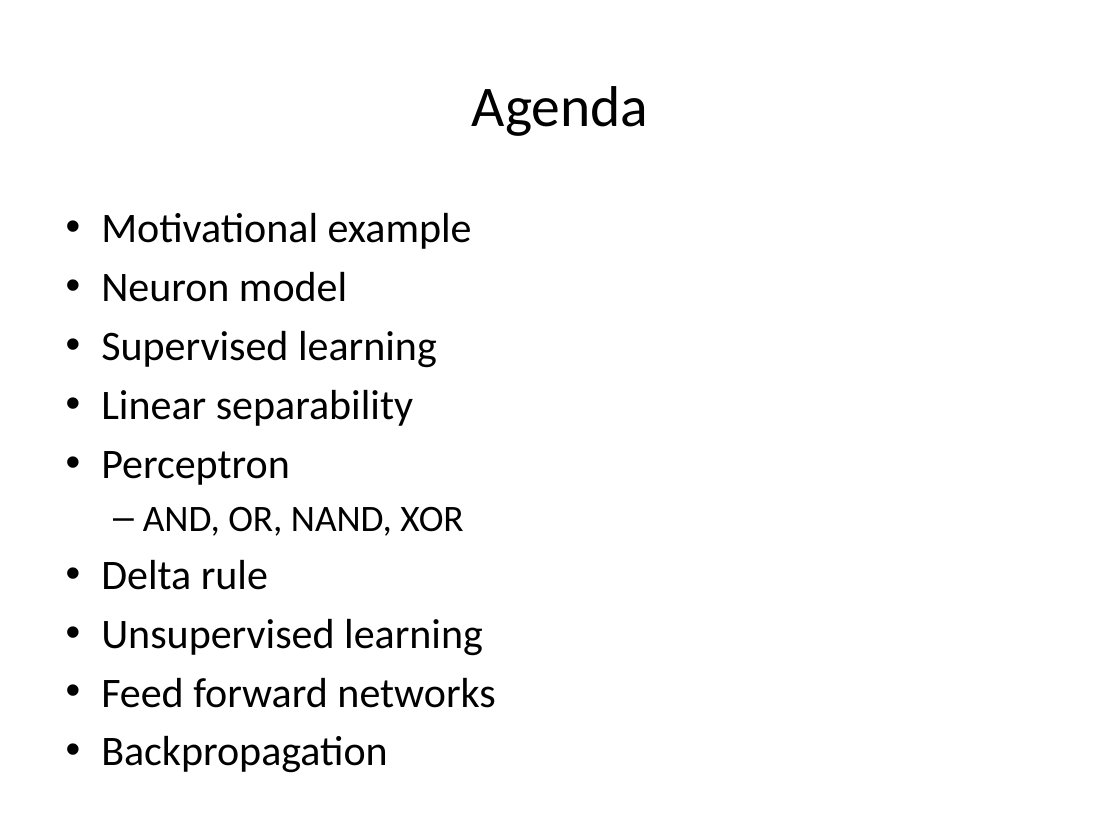
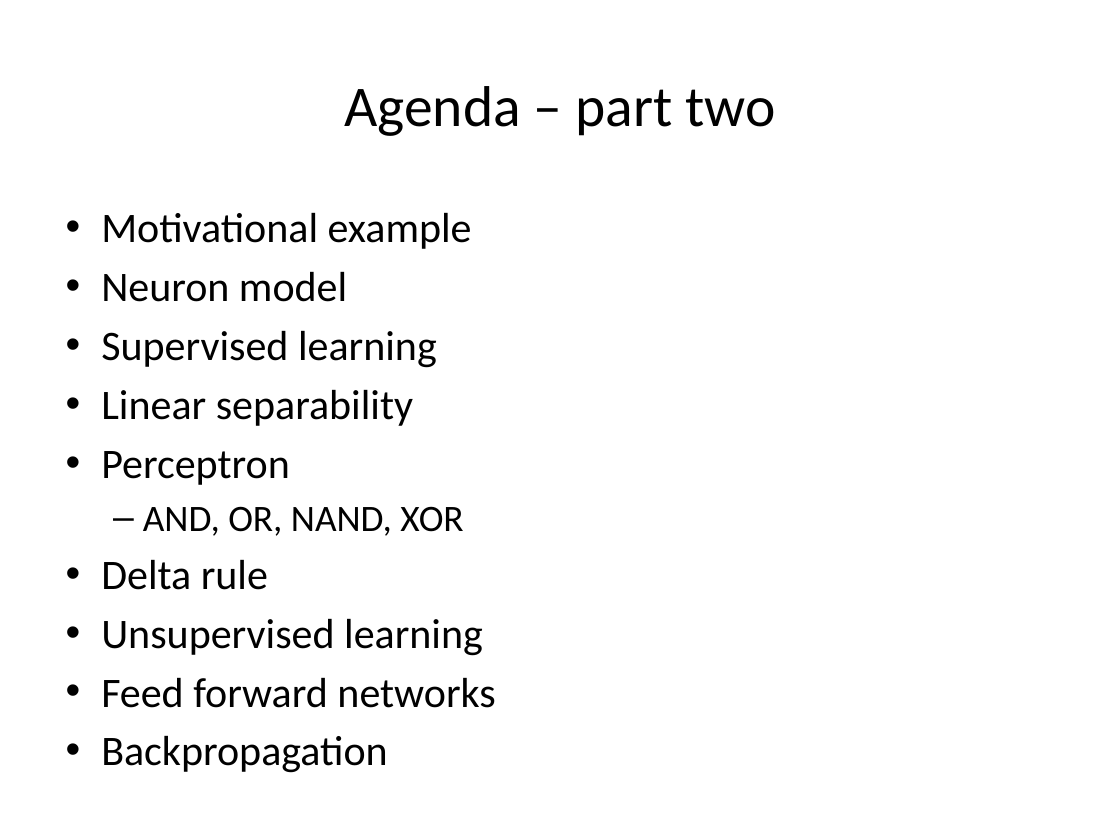
Before and after one commit to dtemraz/machine-learning, a slide deck: slide 4 of src/main/resources/nn.pptx (slide 3 before the commit). Drawn at 1120x840 pixels with LibreOffice and Linux fonts; fonts in the diff are those of the drawing; background and template pictures are left out. Boxes give left, top, right and bottom in pixels: in the first picture for what was removed or moved away, otherwise in the second. Text is boxed around its words. In the diff, an @@ line names an element or a change of style, - is before the commit and + after.

```diff
--- a/src/main/resources/nn.pptx
+++ b/src/main/resources/nn.pptx
@@ title at [344, 86, 775, 136]: text changed @@
-Agenda
+Agenda – part two
```
Also in this commit, not shown: 4 other slides changed, 15 slides added, 39 other files.
